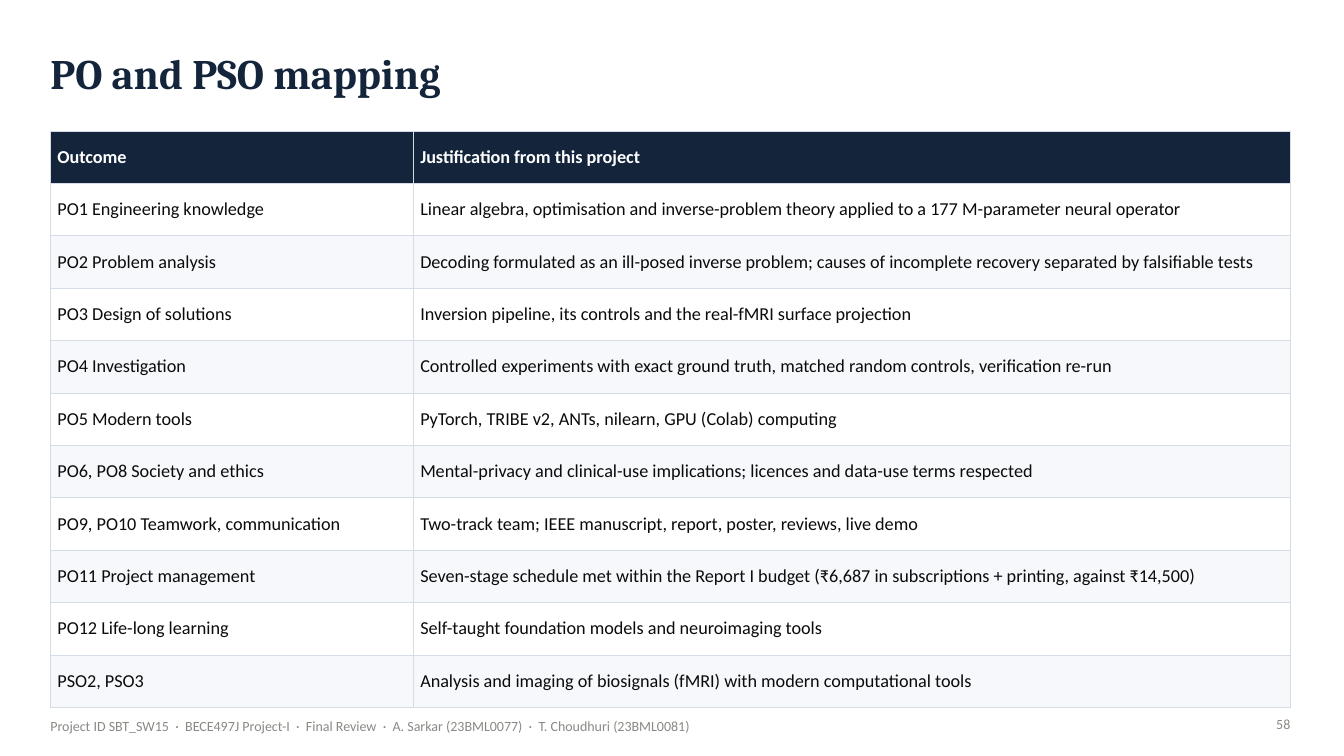
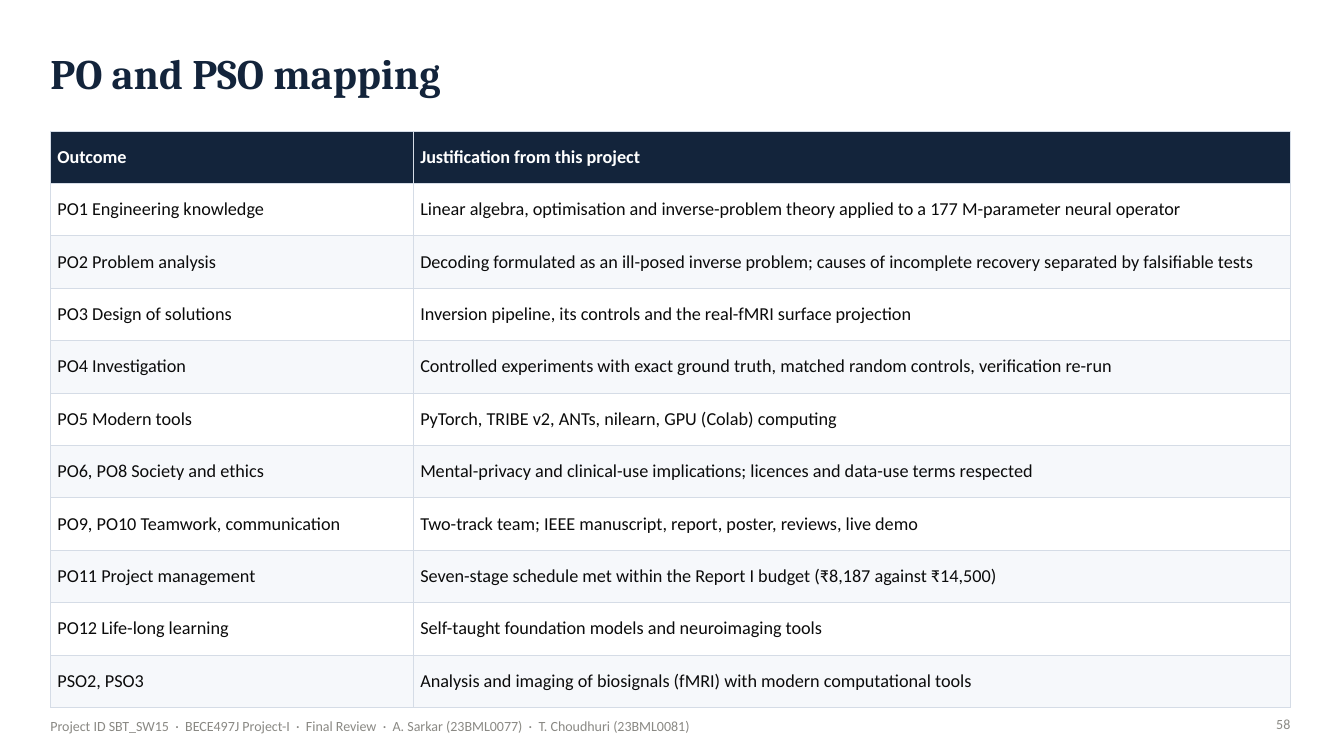
Before and after one commit to Ivxn404/semantic-decoding-tribe-inversion, a slide deck: slide 58 of deck/Final_Sarkar_Choudhuri.pptx. Drawn at 1344x756 pixels with LibreOffice and Linux fonts; fonts in the diff are those of the drawing. Boxes give left, top, right and bottom in pixels: in the first picture for what was removed or moved away, otherwise in the second. Text is boxed around its words. In the diff, an @@ line names an element or a change of style, - is before the commit and + after.

Commit message:
Deck: cost slide matches report Section 11 (total 8,187)

```diff
--- a/deck/Final_Sarkar_Choudhuri.pptx
+++ b/deck/Final_Sarkar_Choudhuri.pptx
@@ table at (50,131,1291,694) @@
-row 9, column 2: Seven-stage schedule met within the Report I budget (₹6,687 in subscriptions + printing, against ₹14,500)
+row 9, column 2: Seven-stage schedule met within the Report I budget (₹8,187 against ₹14,500)
```
Also in this commit, not shown: 1 other slide changed, 1 other file.
